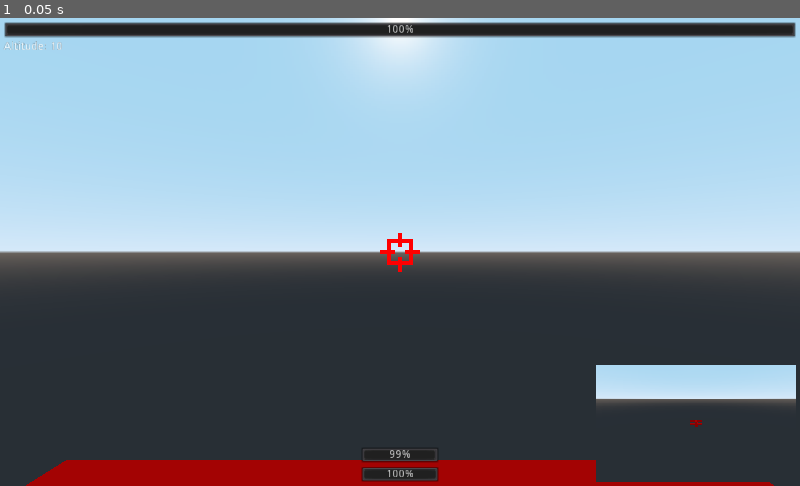
Above: before the commit, frame 1.
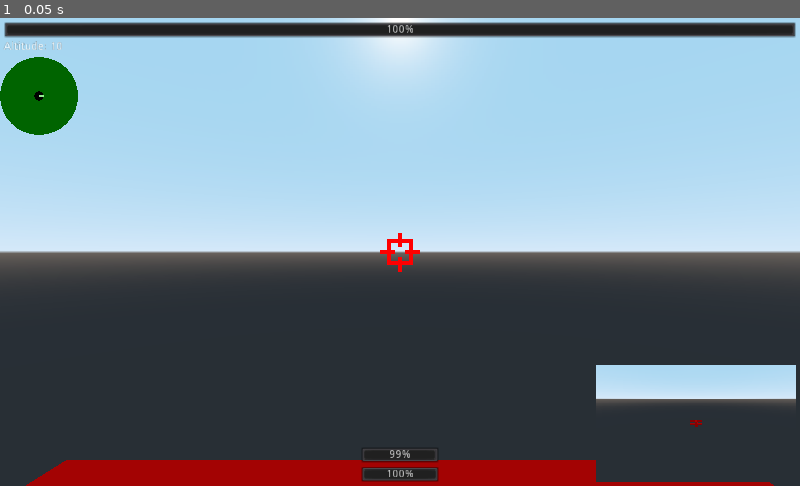
Above: after the commit, the same moment.

Repository: the-alex-g/Biplanes
Game: Godot game, scene res://Plane/PlaneHandler.tscn
Same seed, same stepped clock (60 frames per second), same inputs: the game is played once before the commit and once after it. This scene is started directly instead of the project's main scene.
Inputs:
- Up to frame 1 (0.05 s): no input

The runs differ from the first frame. In frame 1, 1.3% of the frame differs, in the area x 0-10%, y 8-25%.

Commit message:
Add radar screen that sorta works

Diff:
--- a/project/Main/World.gd
+++ b/project/Main/World.gd
@@ -3,10 +3,18 @@
 signal export_viewport_texture(texture, port)
 
 var players := 0 setget _set_players
+var _plane_handlers := []
 
 
 func _process(_delta:float)->void:
 	_export_viewport_textures()
+
+	for plane_handler_1 in _plane_handlers:
+		var points : PoolVector3Array = []
+		for plane_handler_2 in _plane_handlers:
+			if plane_handler_1.player_id != plane_handler_2.player_id:
+				points.append(plane_handler_2.plane_position)
+		plane_handler_1.update_radar_points(points)
 
 
 func add_planes(new_players:int)->void:
@@ -15,8 +23,11 @@
 	for player_id in players:
 		var plane_handler : PlaneHandler = load("res://Plane/PlaneHandler.tscn").instance()
 		var viewport : Viewport = get_node("Viewport" + str(player_id))
+
 		plane_handler.player_id = player_id
 		viewport.add_child(plane_handler)
+		_plane_handlers.append(plane_handler)
+
 		if players == 2:
 			viewport.size = Vector2(502, 590)
 		elif players > 2:
--- a/project/Plane/Biplane.gd
+++ b/project/Plane/Biplane.gd
@@ -31,6 +31,9 @@
 
 
 func _physics_process(delta:float)->void:
+	if not $Body.visible:
+		return
+
 	var yaw := Input.get_axis("right" + player_id, "left" + player_id)
 	var pitch := Input.get_axis("up" + player_id, "down" + player_id)
 	var roll := Input.get_axis("roll_left" + player_id, "roll_right" + player_id)
@@ -57,7 +60,7 @@
 
 	var collision := move_and_collide(movement_vector * delta)
 	if collision != null:
-		_death()
+		_death(true)
 
 	if secs_fuel > 0:
 		secs_fuel -= delta * _actual_speed / flight_speed
@@ -119,10 +122,18 @@
 	emit_signal("update_health", health)
 
 
-func _death()->void:
+func _death(explode := false)->void:
 	secs_fuel = 0
 	ammo = 0
 	health = 0
 	emit_signal("update_ammo", ammo)
 	emit_signal("update_fuel", secs_fuel)
 	emit_signal("update_health", health)
+
+	if explode:
+		$Body.visible = false
+		$ExplosionParticles.emitting = true
+
+
+func get_forward()->Vector3:
+	return transform.basis.xform(Vector3(0, 0, -1))
--- a/project/Plane/Biplane.tscn
+++ b/project/Plane/Biplane.tscn
@@ -9,6 +9,13 @@
 
 [sub_resource type="ConvexPolygonShape" id=2]
 points = PoolVector3Array( 0, 0, 0, 3, 80, -3, 3, 80, 3, -3, 80, 3, -3, 80, -3 )
+
+[sub_resource type="SpatialMaterial" id=5]
+albedo_color = Color( 1, 0, 0, 1 )
+
+[sub_resource type="CubeMesh" id=4]
+material = SubResource( 5 )
+size = Vector3( 1.5, 1.5, 1.5 )
 
 [node name="Biplane" type="KinematicBody"]
 script = ExtResource( 1 )
@@ -37,3 +44,16 @@
 
 [node name="ReloadTimer" type="Timer" parent="."]
 one_shot = true
+
+[node name="ExplosionParticles" type="CPUParticles" parent="."]
+emitting = false
+amount = 25
+one_shot = true
+preprocess = 0.1
+explosiveness = 0.5
+randomness = 0.25
+lifetime_randomness = 0.25
+mesh = SubResource( 4 )
+spread = 180.0
+gravity = Vector3( 0, 0, 0 )
+initial_velocity = 4.0
--- a/project/Plane/PlaneHUD.gd
+++ b/project/Plane/PlaneHUD.gd
@@ -5,6 +5,7 @@
 onready var _ammo_bar : ProgressBar = $Control/AmmoBar
 onready var _health_bar : ProgressBar = $Control/HealthBar
 onready var _altitude_label : Label = $Control/Altitude
+onready var _radar : Radar = $Control/Radar
 
 
 func _on_PlaneHandler_update_pilot_view(texture:ViewportTexture)->void:
@@ -25,3 +26,7 @@
 
 func _on_PlaneHandler_update_altitude(value:float)->void:
 	_altitude_label.text = "Altitude: " + str(floor(value / 5))
+
+
+func _on_PlaneHandler_update_radar(from:Vector2, direction:float, points:PoolVector2Array)->void:
+	_radar.update_radar(from, direction, points)
--- a/project/Plane/PlaneHUD.tscn
+++ b/project/Plane/PlaneHUD.tscn
@@ -1,7 +1,8 @@
-[gd_scene load_steps=3 format=2]
+[gd_scene load_steps=4 format=2]
 
 [ext_resource path="res://Plane/PlaneHUD.gd" type="Script" id=1]
 [ext_resource path="res://Plane/FiringRing.png" type="Texture" id=2]
+[ext_resource path="res://Radar/Radar.tscn" type="PackedScene" id=3]
 
 [node name="PlaneHUD" type="CanvasLayer"]
 script = ExtResource( 1 )
@@ -75,3 +76,10 @@
 margin_bottom = 25.0
 texture = ExtResource( 2 )
 stretch_mode = 1
+
+[node name="Radar" parent="Control" instance=ExtResource( 3 )]
+anchor_right = 0.0
+anchor_bottom = 0.0
+margin_top = 50.0
+margin_right = 1024.0
+margin_bottom = 600.0
--- a/project/Plane/PlaneHandler.gd
+++ b/project/Plane/PlaneHandler.gd
@@ -6,6 +6,7 @@
 signal update_fuel(value)
 signal update_ammo(value)
 signal update_health(value)
+signal update_radar(from, points)
 
 export var camera_distance_from_plane := 50.0
 export var camera_vertical_offset := 15.0
@@ -34,6 +35,13 @@
 	emit_signal("update_altitude", _get_plane_position().y)
 
 
+func _to_vec2(from:Vector3)->Vector2:
+	return Vector2(
+		from.z,
+		from.x
+	)
+
+
 func _get_plane_position()->Vector3:
 	return _plane.global_translation
 
@@ -48,3 +56,10 @@
 
 func _on_Biplane_update_health(value:float)->void:
 	emit_signal("update_health", value)
+
+
+func update_radar_points(points:PoolVector3Array)->void:
+	var flat_points : PoolVector2Array = []
+	for point in points:
+		flat_points.append(_to_vec2(point))
+	emit_signal("update_radar", _to_vec2(_get_plane_position()), _to_vec2(_plane.get_forward()).angle(), flat_points)
--- a/project/Plane/PlaneHandler.tscn
+++ b/project/Plane/PlaneHandler.tscn
@@ -25,6 +25,7 @@
 [connection signal="update_fuel" from="." to="PlaneHUD" method="_on_PlaneHandler_update_fuel"]
 [connection signal="update_health" from="." to="PlaneHUD" method="_on_PlaneHandler_update_health"]
 [connection signal="update_pilot_view" from="." to="PlaneHUD" method="_on_PlaneHandler_update_pilot_view"]
+[connection signal="update_radar" from="." to="PlaneHUD" method="_on_PlaneHandler_update_radar"]
 [connection signal="update_ammo" from="Biplane" to="." method="_on_Biplane_update_ammo"]
 [connection signal="update_fuel" from="Biplane" to="." method="_on_Biplane_update_fuel"]
 [connection signal="update_health" from="Biplane" to="." method="_on_Biplane_update_health"]
--- /dev/null
+++ b/project/Radar/Radar.gd
@@ -0,0 +1,38 @@
+class_name Radar
+extends Control
+
+var scan_radius := 500.0
+var draw_radius := 50.0
+var center_point := Vector2.ZERO
+var direction := 0.0
+var points : PoolVector2Array = []
+
+
+func update_radar(from:Vector2, new_direction:float, other_points:PoolVector2Array)->void:
+	center_point = from
+	points = other_points
+	direction = new_direction
+	update()
+
+
+func _draw():
+	draw_circle(Vector2.ONE * draw_radius, draw_radius, Color.darkgreen)
+	draw_circle(Vector2.ONE * draw_radius, 6, Color.black)
+	draw_line(Vector2.ONE * draw_radius, Vector2.ONE * draw_radius + (Vector2.RIGHT * 6).rotated(direction), Color.lightgreen, 2)
+	if points.size() > 0:
+		var points_to_draw : PoolVector2Array = []
+		var nearest_point := Vector2.INF
+		for point in points:
+			if center_point.distance_squared_to(point) < scan_radius * scan_radius:
+				points_to_draw.append(point)
+			if center_point.distance_squared_to(point) < center_point.distance_squared_to(nearest_point):
+				nearest_point = point
+
+		if points_to_draw.size() == 0:
+			var target := Vector2.ONE * draw_radius + (Vector2.RIGHT * draw_radius).rotated(nearest_point.angle_to_point(center_point))
+			draw_line(Vector2.ONE * draw_radius, target, Color.lightgreen, 2)
+		else:
+			for point in points_to_draw:
+				var target = Vector2(center_point.distance_to(point) * draw_radius / scan_radius, 0)
+				target = Vector2.ONE * draw_radius + target.rotated(point.angle_to_point(center_point))
+				draw_circle(target, 5, Color.lightgreen)
--- /dev/null
+++ b/project/Radar/Radar.tscn
@@ -0,0 +1,8 @@
+[gd_scene load_steps=2 format=2]
+
+[ext_resource path="res://Radar/Radar.gd" type="Script" id=1]
+
+[node name="Radar" type="Control"]
+anchor_right = 1.0
+anchor_bottom = 1.0
+script = ExtResource( 1 )
--- a/project/project.godot
+++ b/project/project.godot
@@ -18,10 +18,16 @@
 "class": "PlaneHandler",
 "language": "GDScript",
 "path": "res://Plane/PlaneHandler.gd"
+}, {
+"base": "Control",
+"class": "Radar",
+"language": "GDScript",
+"path": "res://Radar/Radar.gd"
 } ]
 _global_script_class_icons={
 "Biplane": "",
-"PlaneHandler": ""
+"PlaneHandler": "",
+"Radar": ""
 }
 
 [application]
Not shown: 1 places in project/Plane/Biplane.tscn that only renumber resources
